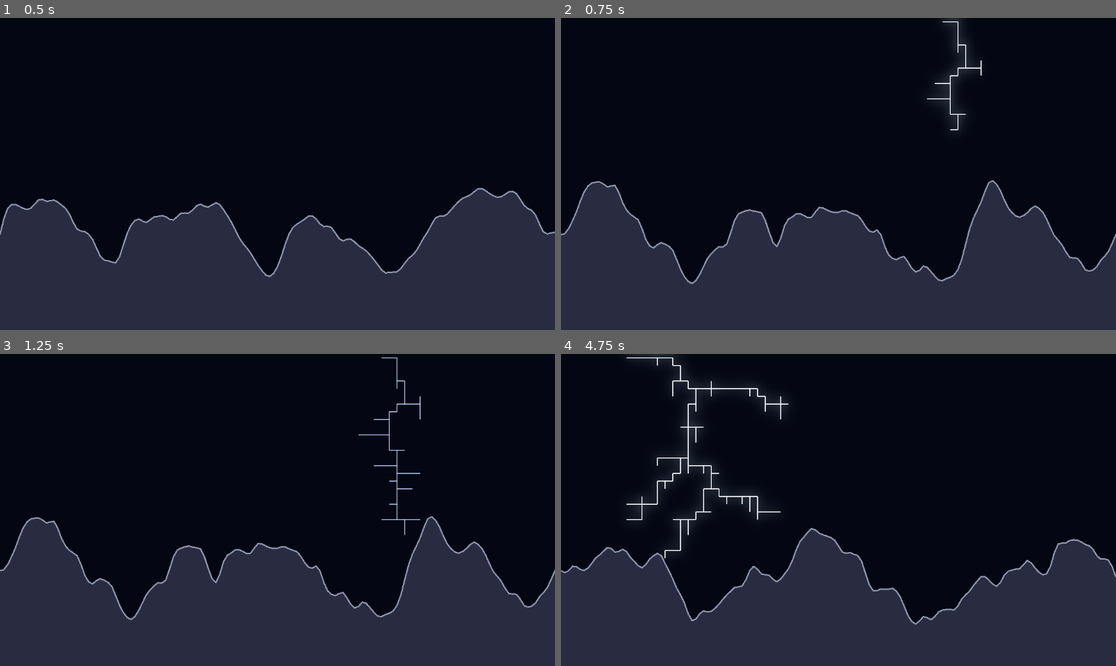
Above: before the commit, frames 1-4 (two rows, left to right).
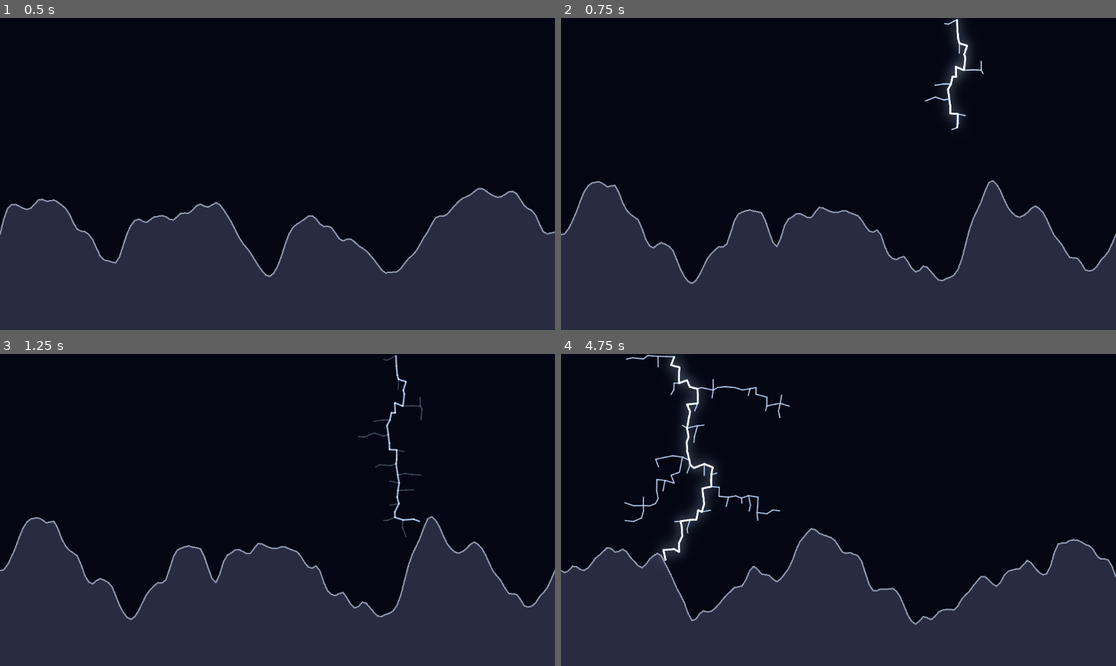
Above: after the commit, the same moments.

Repository: choe050919/lightning-sim
Game: Godot game, scene res://scenes/main.tscn
Two runs of this game, one before a commit and one after it. Both use one fixed random seed, a clock stepped at 60 frames per second and the inputs below.
Inputs (mouse positions are in pixels of both pictures, inside the frame that each line leads up to):
- Up to frame 1 (0.5 s): no input
- Up to frame 2 (0.75 s): tap Enter at 0.5 s; move the mouse to (960, 158) at 0.52 s; hold Right from 0.53 s (still down); tap R at 0.6 s; click (960, 158) at 0.67 s
- Up to frame 3 (1.25 s): keep holding Right
- Up to frame 4 (4.75 s): move the mouse to (727, 525) at 1.27 s; release Right at 1.28 s; hold Down 1.28-2.03 s; tap R every 0.75 s from 1.35 to 4.35 s; click (727, 525) at 1.42 s; move the mouse to (894, 441) at 2.02 s; hold Right 2.03-2.78 s; click (894, 441) at 2.17 s; move the mouse to (810, 572) at 2.77 s; hold Up 2.78-3.53 s; click (810, 572) at 2.92 s; move the mouse to (1005, 556) at 3.52 s; hold Left from 3.53 s (still down); click (1005, 556) at 3.67 s; move the mouse to (672, 463) at 4.27 s; click (672, 463) at 4.42 s

Frame 1 is identical in both runs. In frame 2, 0.4% of the frame differs, in the area x 65-77%, y 0-37%; in frame 3, 0.6%; in frame 4, 1.6%, in the area x 11-42%, y 0-67%.

Commit message:
Differentiate main channel and organic-ize bolt shape
- Trace main channel (strike point -> cloud) via parent pointers; render it
  bright/thick, side branches dim/thin (return-stroke look)
- Add per-node jitter to break the grid staircase + antialiased lines, so the
  bolt reads as organic lightning instead of a hard wireframe

Co-Authored-By: Claude Opus 4.8 <noreply@anthropic.com>

Diff:
--- a/src/lightning/lightning.gd
+++ b/src/lightning/lightning.gd
@@ -41,6 +41,12 @@
 ## 코어 밝기 배수. 1을 넘으면 HDR로 글로우가 번진다. (굵기는 글로우가 만든다)
 @export var brightness := 3.0
 @export var bolt_width := 2.0
+## 곁가지(주채널 외) 밝기 배수. 주채널이 도드라지도록 낮춘다.
+@export_range(0.0, 1.0) var branch_brightness := 0.35
+## 곁가지 굵기 배수(bolt_width 기준).
+@export_range(0.0, 1.0) var branch_width := 0.5
+## 노드를 셀 안에서 무작위로 흔드는 정도(0=격자 정렬, 1=±반 셀). 격자 계단을 깨 유기적으로.
+@export_range(0.0, 1.0) var jitter := 0.6
 ## 한 프레임에 드러낼 선분 수(성장 애니메이션 속도).
 @export var reveal_per_frame := 8
 ## 완전히 드러난 뒤 사라지는 데 걸리는 시간(초).
@@ -53,6 +59,10 @@
 var _cand := {} # 후보 셀 idx -> true
 var _seg_a := PackedInt32Array() # 선분 부모 idx
 var _seg_b := PackedInt32Array() # 선분 자식 idx
+var _seed_idx := -1 # 시작 셀(구름)
+var _strike_idx := -1 # 지면에 닿은 셀(명중점)
+var _main := {} # 주채널 셀 idx -> true
+var _jitter := {} # 셀 idx -> 무작위 오프셋(Vector2)
 
 var _phase := Phase.IDLE
 var _revealed := 0
@@ -69,12 +79,13 @@
 ## 상단 source_x(px)에서 시작해 지형에 닿을 때까지 방전 경로를 계산하고
 ## 성장 애니메이션을 시작한다.
 func strike(source_x: float) -> void:
-	var seed_idx := _build_grid(source_x)
+	_seed_idx = _build_grid(source_x)
 	for _i in solve_iterations_initial:
 		_sor_sweep()
-	_seed_candidates(seed_idx)
+	_seed_candidates(_seed_idx)
 	_seg_a = PackedInt32Array()
 	_seg_b = PackedInt32Array()
+	_strike_idx = -1
 	var steps := 0
 	while steps < max_growth_steps:
 		if not _grow_one():
@@ -82,6 +93,8 @@
 		for _i in solve_iterations_per_step:
 			_sor_sweep()
 		steps += 1
+	_trace_main()
+	_build_jitter()
 	_revealed = 0
 	_fade = 1.0
 	_phase = Phase.GROWING
@@ -188,7 +201,27 @@
 		parent = chosen
 	_seg_a.append(parent)
 	_seg_b.append(chosen)
+	if hit_target:
+		_strike_idx = chosen
 	return not hit_target
+
+## 명중점에서 부모를 따라 구름까지 역추적해 주채널 셀 집합을 구한다.
+func _trace_main() -> void:
+	_main = {}
+	if _seg_b.is_empty():
+		return
+	var parent_of := {}
+	for k in _seg_b.size():
+		parent_of[_seg_b[k]] = _seg_a[k]
+	# 명중점이 없으면(지면 미도달) 마지막 추가 셀을 시작점으로 사용.
+	var cur := _strike_idx if _strike_idx != -1 else _seg_b[_seg_b.size() - 1]
+	var guard := 0
+	while cur != -1 and not _main.has(cur) and guard < 1000000:
+		_main[cur] = true
+		if cur == _seed_idx:
+			break
+		cur = int(parent_of.get(cur, -1))
+		guard += 1
 
 # --- 격자 헬퍼 ---------------------------------------------------------------
 
@@ -214,6 +247,25 @@
 func _cell_center(idx: int) -> Vector2:
 	var c := _idx_to_cell(idx)
 	return Vector2((c.x + 0.5) * cell_size, (c.y + 0.5) * cell_size)
+
+## 격자 중심 + 무작위 오프셋. 격자 계단형을 깨서 유기적인 경로를 만든다.
+func _node_pos(idx: int) -> Vector2:
+	var off: Vector2 = _jitter.get(idx, Vector2.ZERO)
+	return _cell_center(idx) + off
+
+## 경로의 각 노드에 셀 안 무작위 오프셋을 한 번 배정한다(같은 노드는 한 오프셋 → 연결 유지).
+func _build_jitter() -> void:
+	_jitter = {}
+	var h := jitter * cell_size * 0.5
+	if h <= 0.0:
+		return
+	for k in _seg_b.size():
+		var a := _seg_a[k]
+		var b := _seg_b[k]
+		if not _jitter.has(a):
+			_jitter[a] = Vector2(randf_range(-h, h), randf_range(-h, h))
+		if not _jitter.has(b):
+			_jitter[b] = Vector2(randf_range(-h, h), randf_range(-h, h))
 
 # --- 애니메이션 / 렌더 --------------------------------------------------------
 
@@ -231,16 +283,24 @@
 			_phase = Phase.IDLE
 			_seg_a = PackedInt32Array()
 			_seg_b = PackedInt32Array()
+			_main = {}
+			_jitter = {}
 			_revealed = 0
 		queue_redraw()
 
 func _draw() -> void:
 	if _seg_b.is_empty():
 		return
-	# 가는 코어를 HDR(밝기>1)로 그려 WorldEnvironment 글로우가 굵기를 만들게 한다.
-	var col := Color(bolt_color.r * brightness, bolt_color.g * brightness, bolt_color.b * brightness, 1.0)
-	if _phase == Phase.FADING:
-		col.a = _fade
+	# 코어를 HDR(밝기>1)로 그려 글로우가 굵기를 만들게 한다.
+	# 주채널은 밝고 굵게, 곁가지는 어둡고 가늘게.
+	var a := _fade if _phase == Phase.FADING else 1.0
+	var main_col := Color(bolt_color.r * brightness, bolt_color.g * brightness, bolt_color.b * brightness, a)
+	var bb := brightness * branch_brightness
+	var branch_col := Color(bolt_color.r * bb, bolt_color.g * bb, bolt_color.b * bb, a)
+	var branch_w := bolt_width * branch_width
 	var count := mini(_revealed, _seg_b.size())
 	for k in count:
-		draw_line(_cell_center(_seg_a[k]), _cell_center(_seg_b[k]), col, bolt_width)
+		if _main.has(_seg_b[k]):
+			draw_line(_node_pos(_seg_a[k]), _node_pos(_seg_b[k]), main_col, bolt_width, true)
+		else:
+			draw_line(_node_pos(_seg_a[k]), _node_pos(_seg_b[k]), branch_col, branch_w, true)
